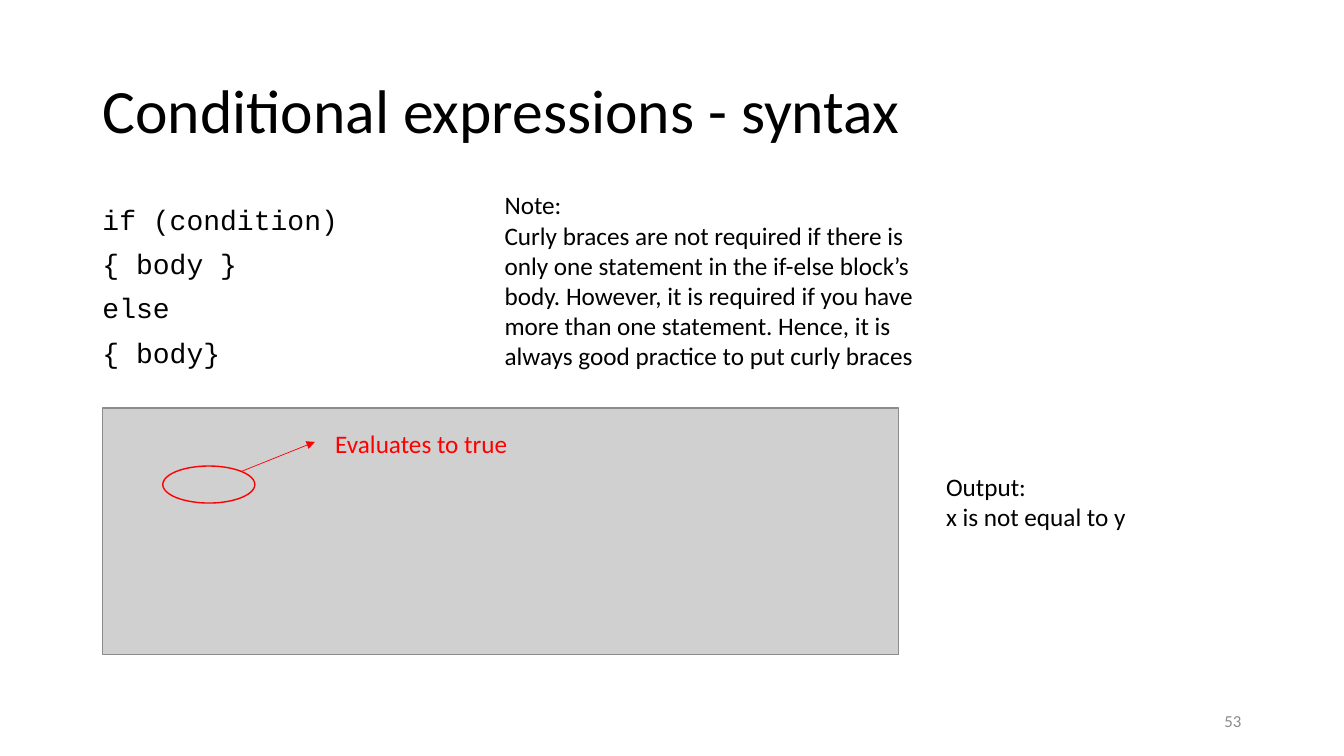
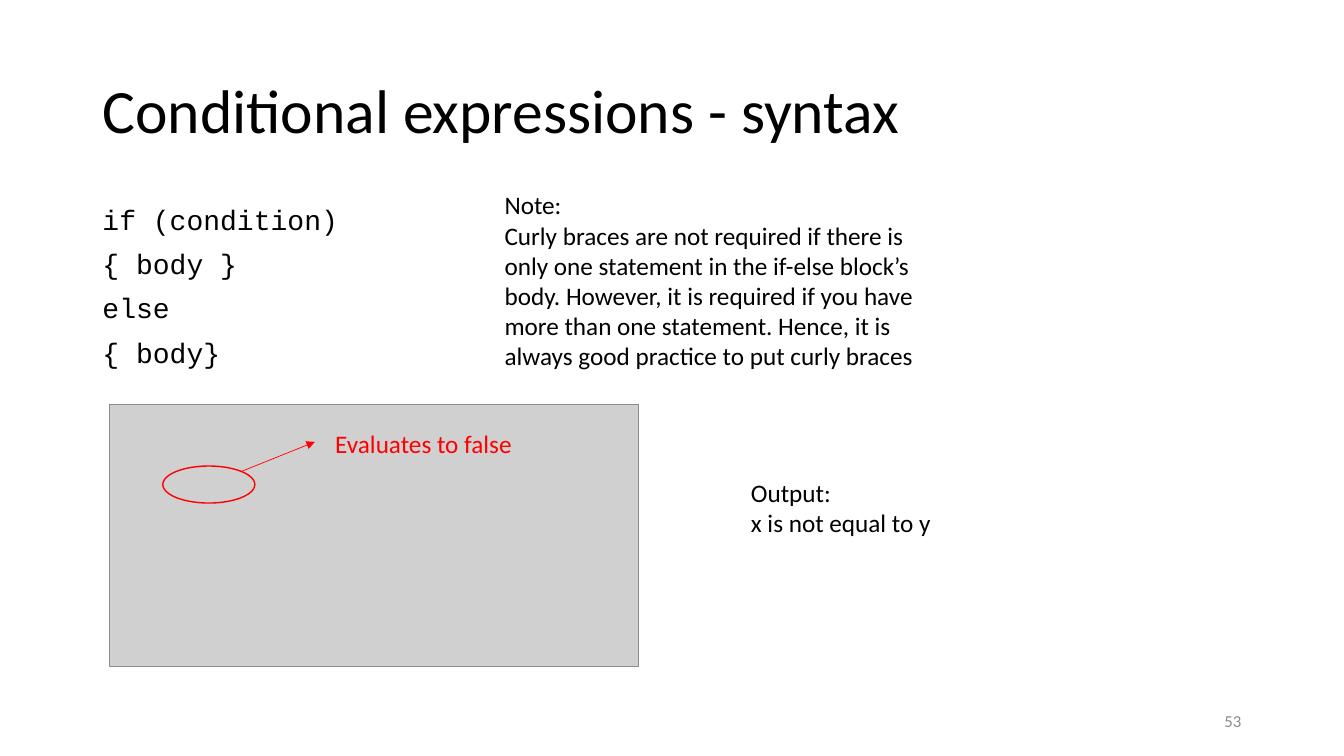
Before and after one commit to CodeIt-SADEAF/handout, a slide deck: slide 53 of Lesson1/L1_slides/L1_slides.pptx. Drawn at 1344x756 pixels with LibreOffice and Linux fonts; fonts in the diff are those of the drawing; grey boxes stand for pictures. Boxes give left, top, right and bottom in pixels: in the first picture for what was removed or moved away, otherwise in the second. Text is boxed around its words. In the diff, an @@ line names an element or a change of style, - is before the commit and + after.

```diff
--- a/Lesson1/L1_slides/L1_slides.pptx
+++ b/Lesson1/L1_slides/L1_slides.pptx
@@ picture: place and size @@
-picture at [103,408,899,655]
+picture at [110,404,639,666]
@@ text at [335,435,511,453]: text changed @@
-Evaluates to true
+Evaluates to false
@@ text "Output:": place and size @@
-text "Output:" at [946,479,1125,530]
+text "Output:" at [751,485,930,536]
```
Also in this commit, not shown: 8 other slides changed, 1 other file.
